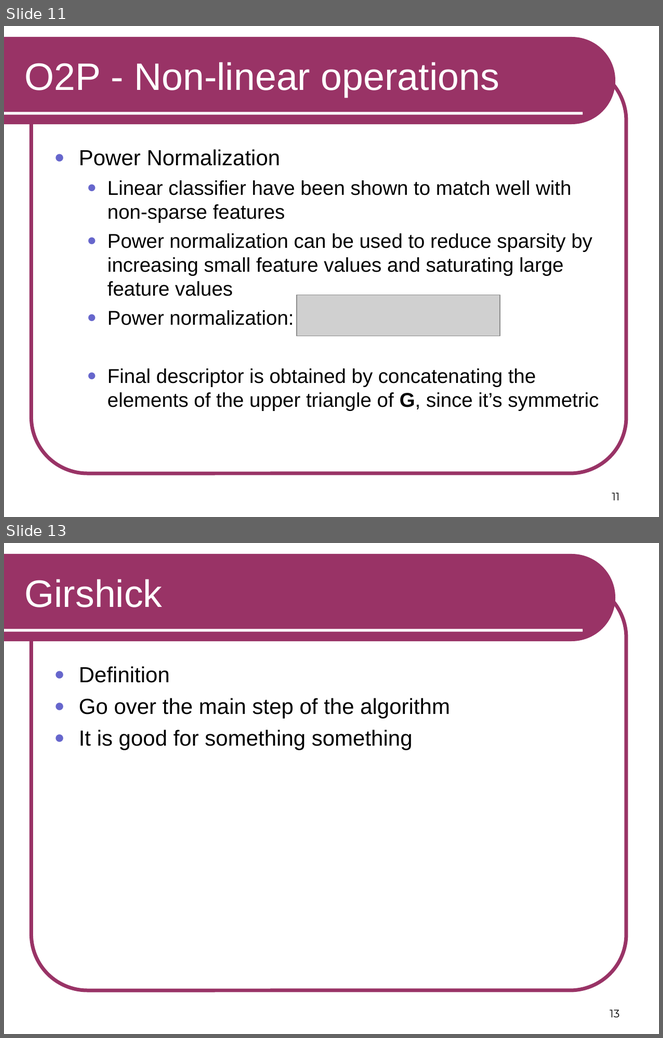
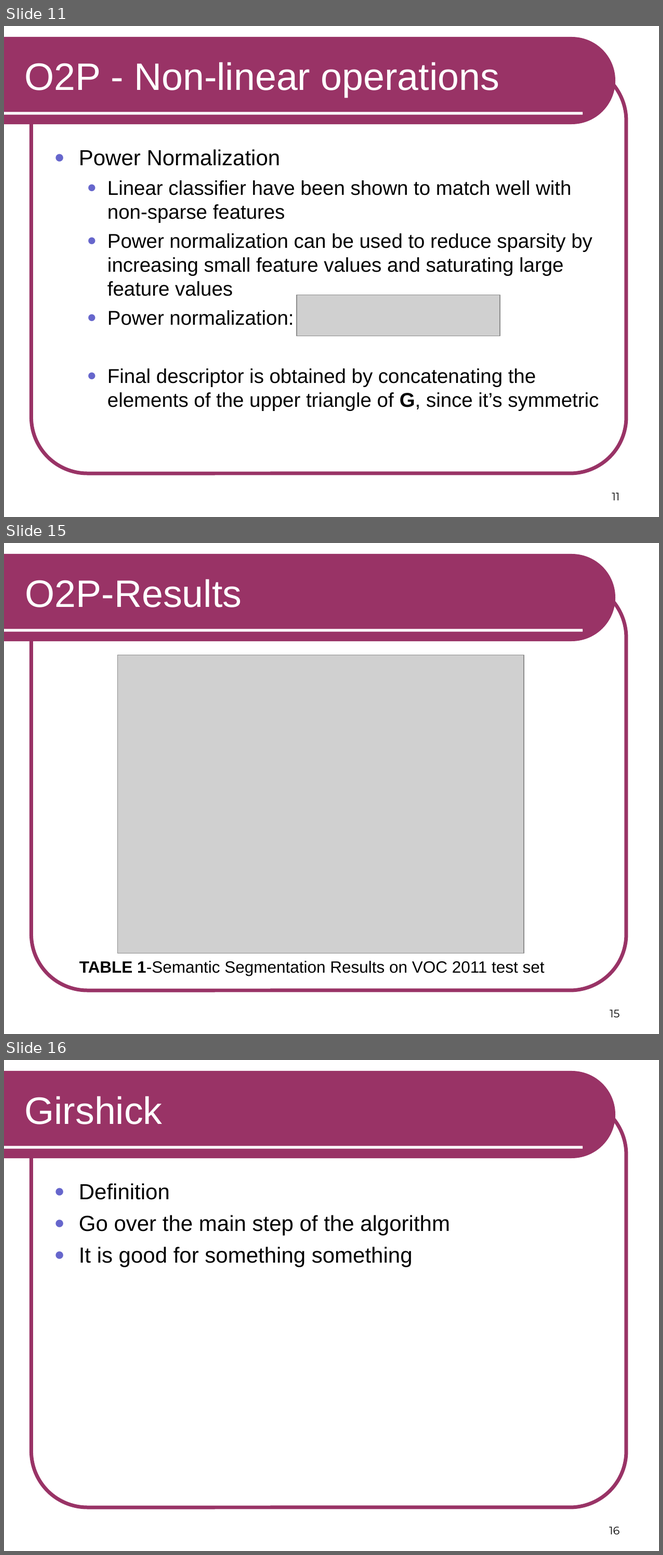
Before and after one commit to RSIP/SSI-SemanticSegmentation, a slide deck: template_slides.ppt. Shown one above the other, each under a label of ours: slides 11 and 13 before the commit, slides 11, 15 and 16 after it; the slides between them are not shown. The pictures are 663x1038 and 663x1555 pixels, drawn with LibreOffice and Linux fonts; fonts in the diff are those of the drawing; grey boxes stand for pictures. Boxes give left, top, right and bottom in pixels: in the first picture for what was removed or moved away, otherwise in the second. Text is boxed around its words. In the diff, an @@ line names an element or a change of style, - is before the commit and + after.

```diff
--- a/template_slides.ppt
+++ b/template_slides.ppt
@@ slide 15 added at [4,543,659,1034], background #FFFFFF; not listed: 3 template elements that a slide beside it also shows @@
@@ title added at [25,579,242,607], 42 pt, text #FFFFFF @@
+O2P-Results
@@ picture added at [118,655,524,954] @@
@@ text added at [79,961,545,976], 18 pt, text #000000 @@
+TABLE 1-Semantic Segmentation Results on VOC 2011 test set
@@ page number added at [610,1010,620,1018], 12 pt, text #000000 @@
+15
@@ what was slide 13 is now slide 16 @@
@@ page number at [609,1527,620,1535]: text changed @@
-13
+16
```
Also in this commit, not shown: 4 other slides added, 2 slides removed.
